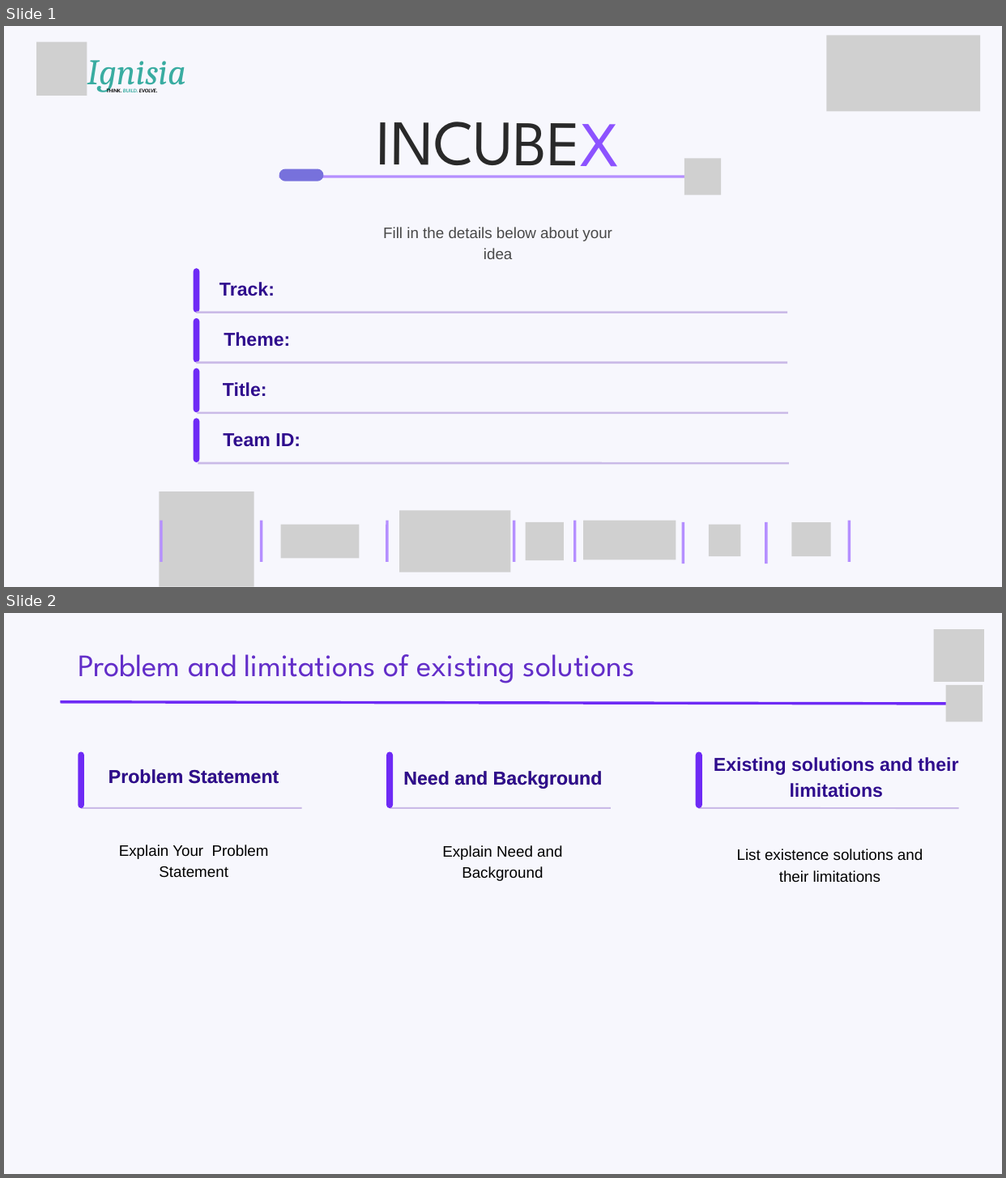
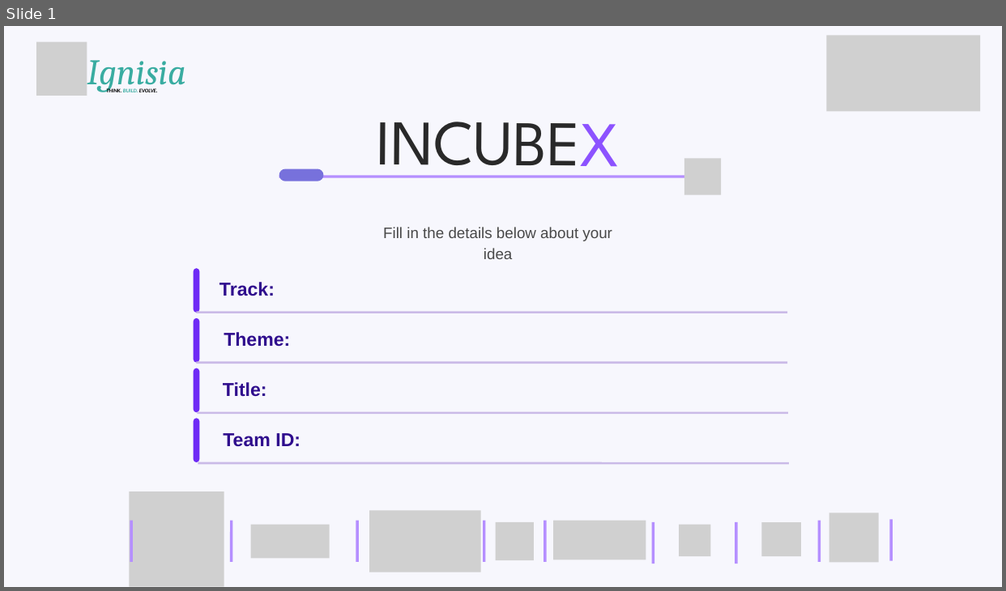
Before and after one commit to ignisia-club/incubex, a slide deck: public/assets/Prototype_Expo_Track_Template.pptx. Shown one above the other, each under a label of ours: slides 1 and 2 before the commit, slide 1 after it. The pictures are 1006x1178 and 1006x591 pixels, drawn with LibreOffice and Linux fonts; fonts in the diff are those of the drawing; grey boxes stand for pictures; background and template pictures are left out. Boxes give left, top, right and bottom in pixels: in the first picture for what was removed or moved away, otherwise in the second. Text is boxed around its words. In the diff, an @@ line names an element or a change of style, - is before the commit and + after.

```diff
--- a/public/assets/Prototype_Expo_Track_Template.pptx
+++ b/public/assets/Prototype_Expo_Track_Template.pptx
@@ slide 2 removed at (4,613,1002,1174), background picture (left out) @@
@@ picture removed at (934,629,984,682) @@
@@ text removed at (78,654,180,677) @@
-Problem Statement
@@ text removed at (188,654,236,677) @@
-Need and Background
@@ text removed at (245,654,634,683) @@
-Problem and limitations of existing solutions
@@ picture removed at (946,685,983,722) @@
@@ line removed from (60, 702) to (973, 704) @@
@@ freeform shape removed at (78,752,84,808) @@
@@ freeform shape removed at (386,752,393,808) @@
@@ freeform shape removed at (696,752,702,808) @@
@@ text removed at (714,757,958,798) @@
-Existing solutions and their limitations
@@ text removed at (108,769,279,784) @@
-Problem Statement
@@ text removed at (403,771,603,789) @@
-Need and Background
@@ line removed from (81, 808) to (302, 808) @@
@@ line removed from (390, 808) to (611, 808) @@
@@ line removed from (698, 808) to (958, 808) @@
@@ text removed at (119,845,269,878) @@
-Explain Your Problem Statement
@@ text removed at (442,845,562,881) @@
-Explain Need and Background
@@ text removed at (737,849,923,883) @@
-List existence solutions and their limitations
@@ slide 1 changed as well @@
@@ 8 lines, 7 pictures: place and size @@
-8 lines, 7 pictures at (159,492,850,587)
+8 lines, 7 pictures at (130,492,820,587)
@@ picture added at (829,513,879,562) @@
@@ line added from (891, 561) to (891, 519), #B58FFF 4 pt @@
```
Also in this commit, not shown: 6 other slides removed, 1 other file.
